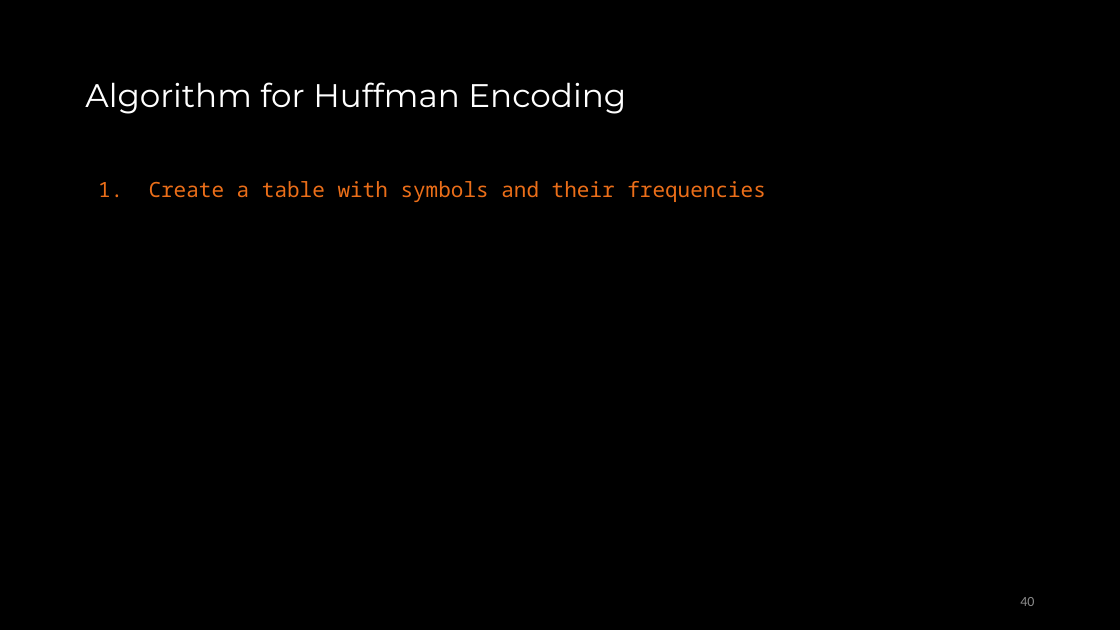
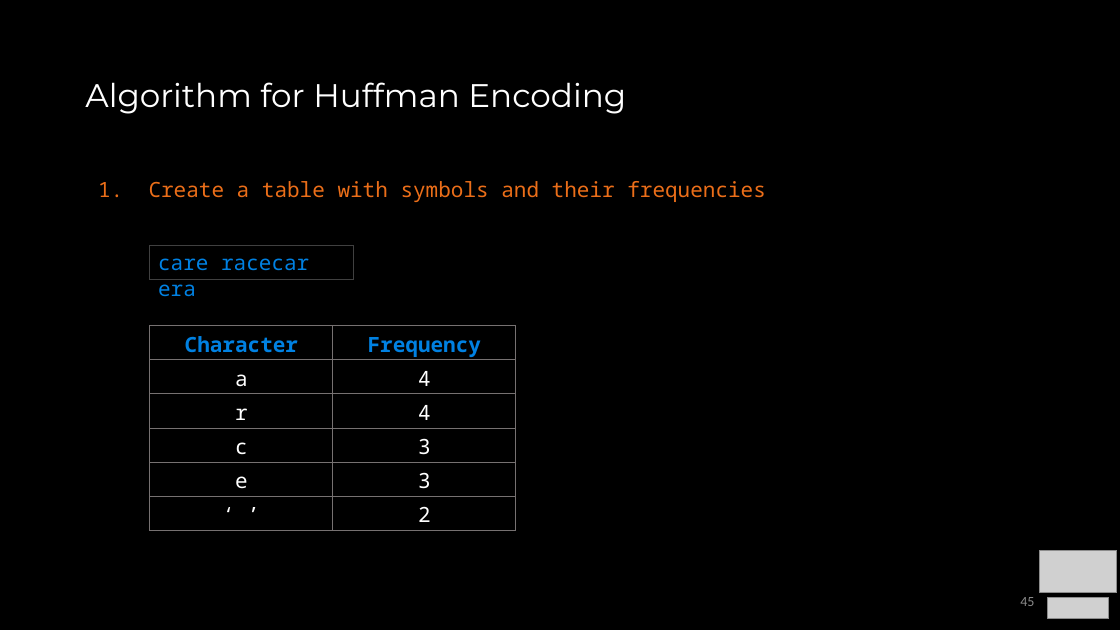
Before and after one commit to COP3530/Instructional-Content, a slide deck: slide 45 of Slides/Slides-PPT/Exam 2 - Review A.pptx (slide 40 before the commit). Drawn at 1120x630 pixels with LibreOffice and Linux fonts; fonts in the diff are those of the drawing; grey boxes stand for pictures. Boxes give left, top, right and bottom in pixels: in the first picture for what was removed or moved away, otherwise in the second. Text is boxed around its words. In the diff, an @@ line names an element or a change of style, - is before the commit and + after.

```diff
--- a/Slides/Slides-PPT/Exam 2 - Review A.pptx
+++ b/Slides/Slides-PPT/Exam 2 - Review A.pptx
@@ rectangle added at (150, 246, 353, 280), outline #404040 0.75 pt, 18 pt, text #0081E2 @@
+care racecar era
@@ table added at (150, 326, 516, 530), 6 rows, 2 columns @@
+Character | Frequency
+a | 4
+r | 4
+c | 3
+e | 3
+‘ ’ | 2
@@ picture added at (1040, 550, 1117, 593) @@
@@ page number at (1020, 597, 1034, 606): text changed @@
-40
+45
@@ picture added at (1048, 597, 1109, 619) @@
```
Also in this commit, not shown: 30 other slides changed, 8 slides added, 1 slide removed, 8 other files.
